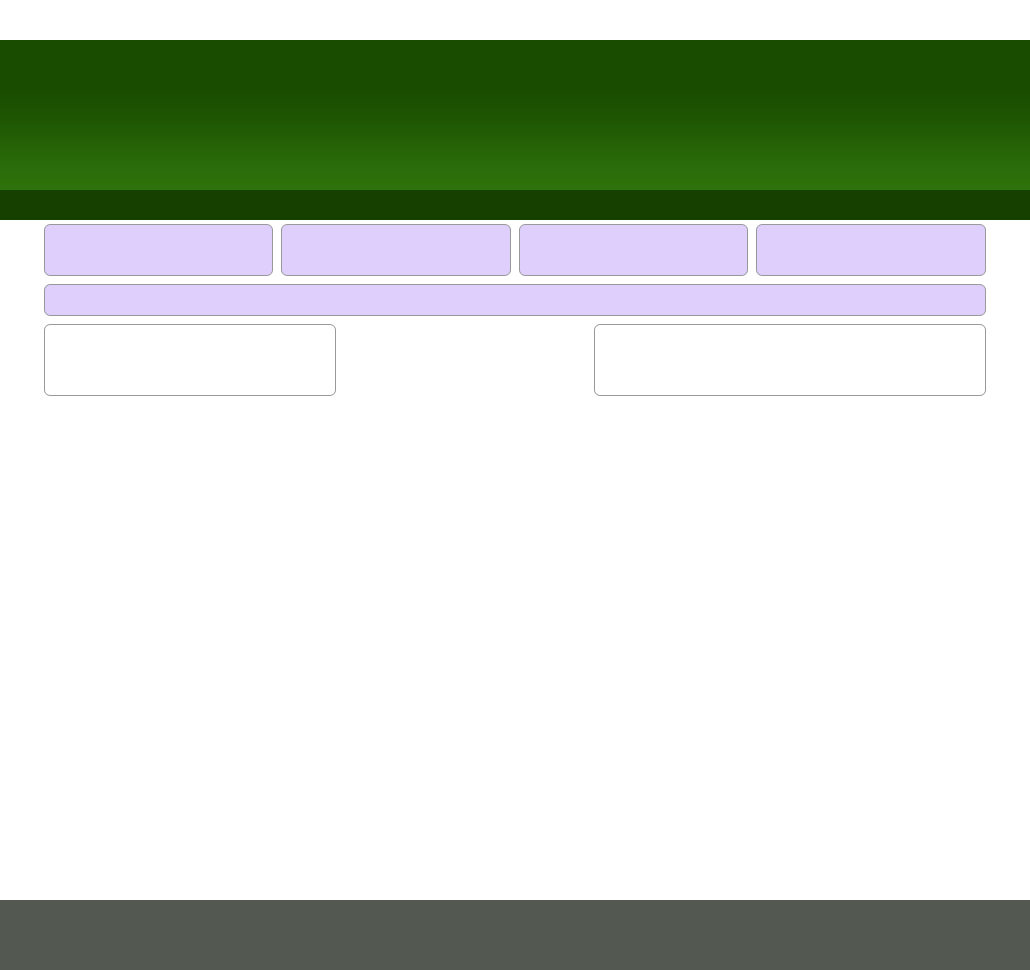
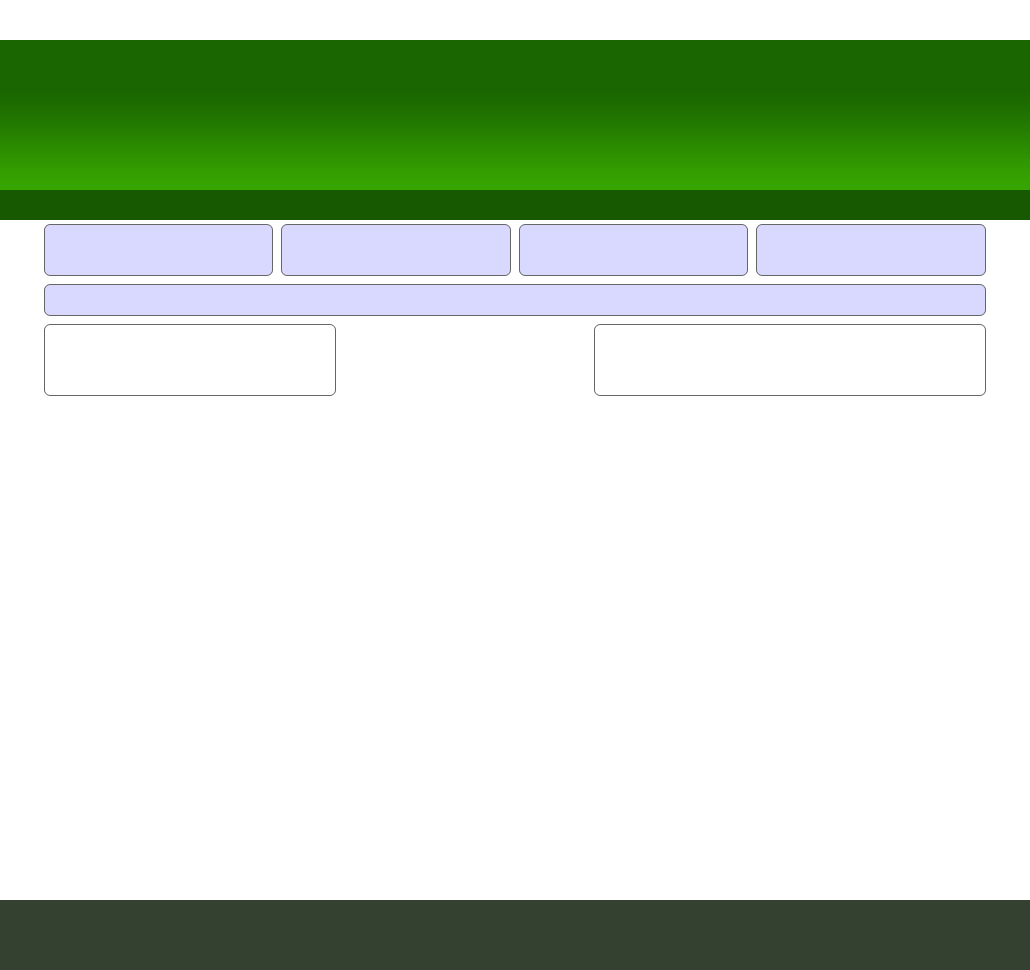
Two versions of the same layered image (1030px x 970px). Layer-by-layer changes:
moved "header" above "navbar", painted on it over [0, 40, 1030, 190]
moved "navbar" above "header / footer widgets", painted on it over [0, 190, 1030, 220]
painted on "header / footer widgets" over [45, 225, 985, 315]
painted on "footer" over [0, 900, 1030, 970]
moved "sidebars" above "Background" over [45, 325, 985, 395]
